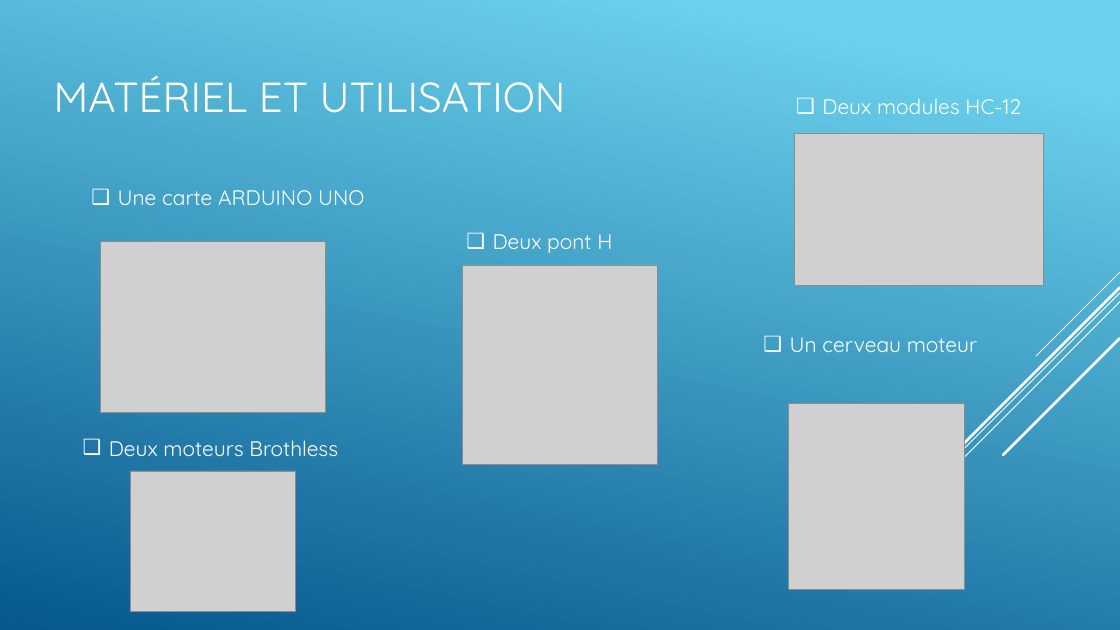
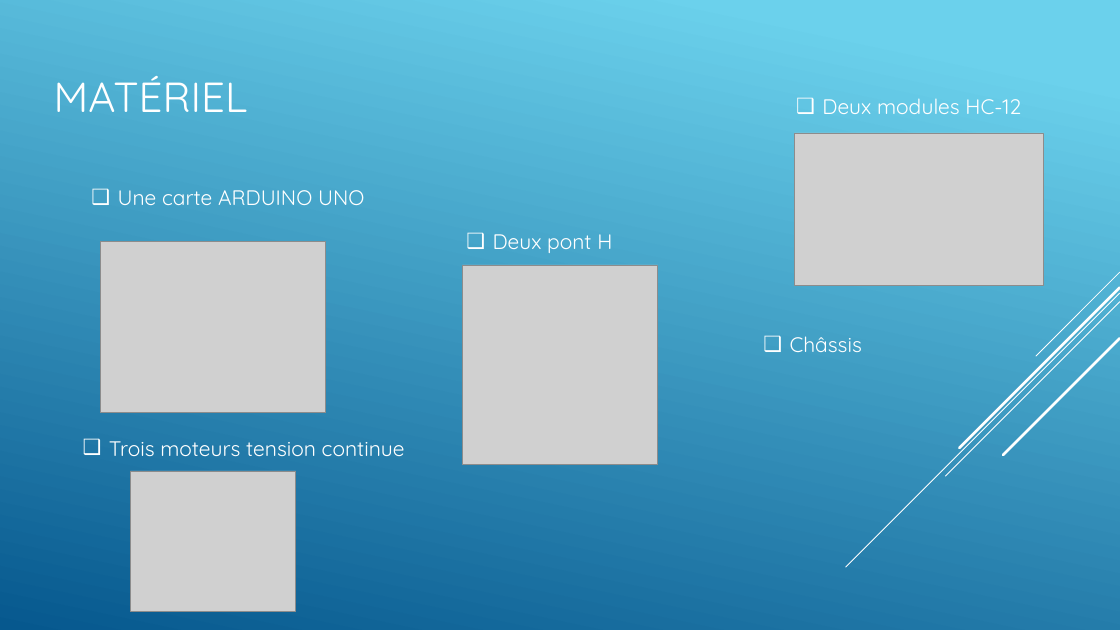
Before and after one commit to alexKrsn1234/Cimino-Krausener-PEIP2-ARDUINO-PROJECT-, a slide deck: slide 5 of PROJET ARDUINO oral.pptx. Drawn at 1120x630 pixels with LibreOffice and Linux fonts; fonts in the diff are those of the drawing; grey boxes stand for pictures. Boxes give left, top, right and bottom in pixels: in the first picture for what was removed or moved away, otherwise in the second. Text is boxed around its words. In the diff, an @@ line names an element or a change of style, - is before the commit and + after.

```diff
--- a/PROJET ARDUINO oral.pptx
+++ b/PROJET ARDUINO oral.pptx
@@ title at (x1=54, y1=76, x2=248, y2=112): text changed @@
-MATÉRIEL ET UTILISATION
+MATÉRIEL
@@ text at (x1=790, y1=336, x2=862, y2=352): text changed @@
-❑ Un cerveau moteur
+❑ Châssis
@@ picture removed at (x1=789, y1=404, x2=965, y2=590) @@
@@ text at (x1=109, y1=441, x2=405, y2=456): text changed @@
-❑ Deux moteurs Brothless
+❑ Trois moteurs tension continue
```
Also in this commit, not shown: 2 other slides changed, 1 other file.
